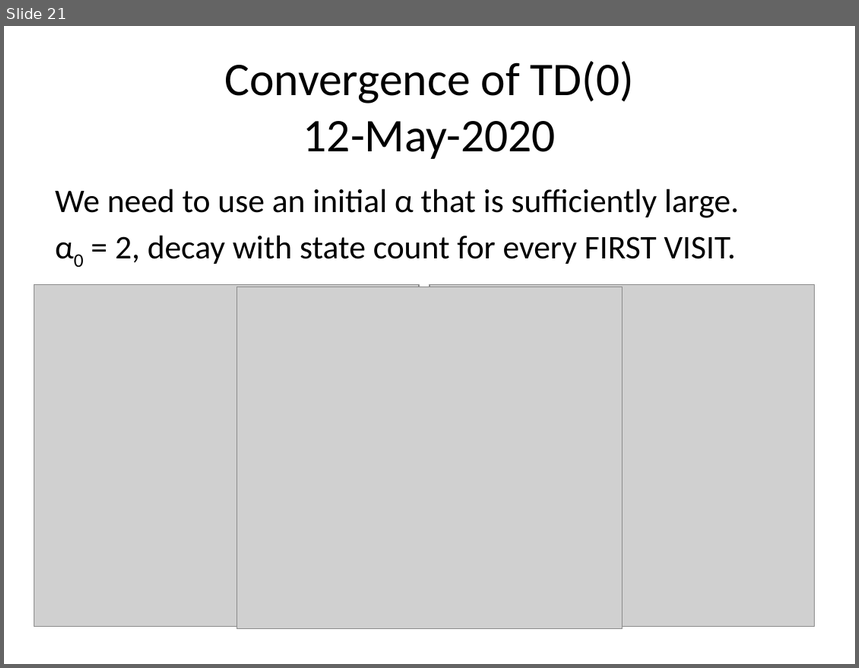
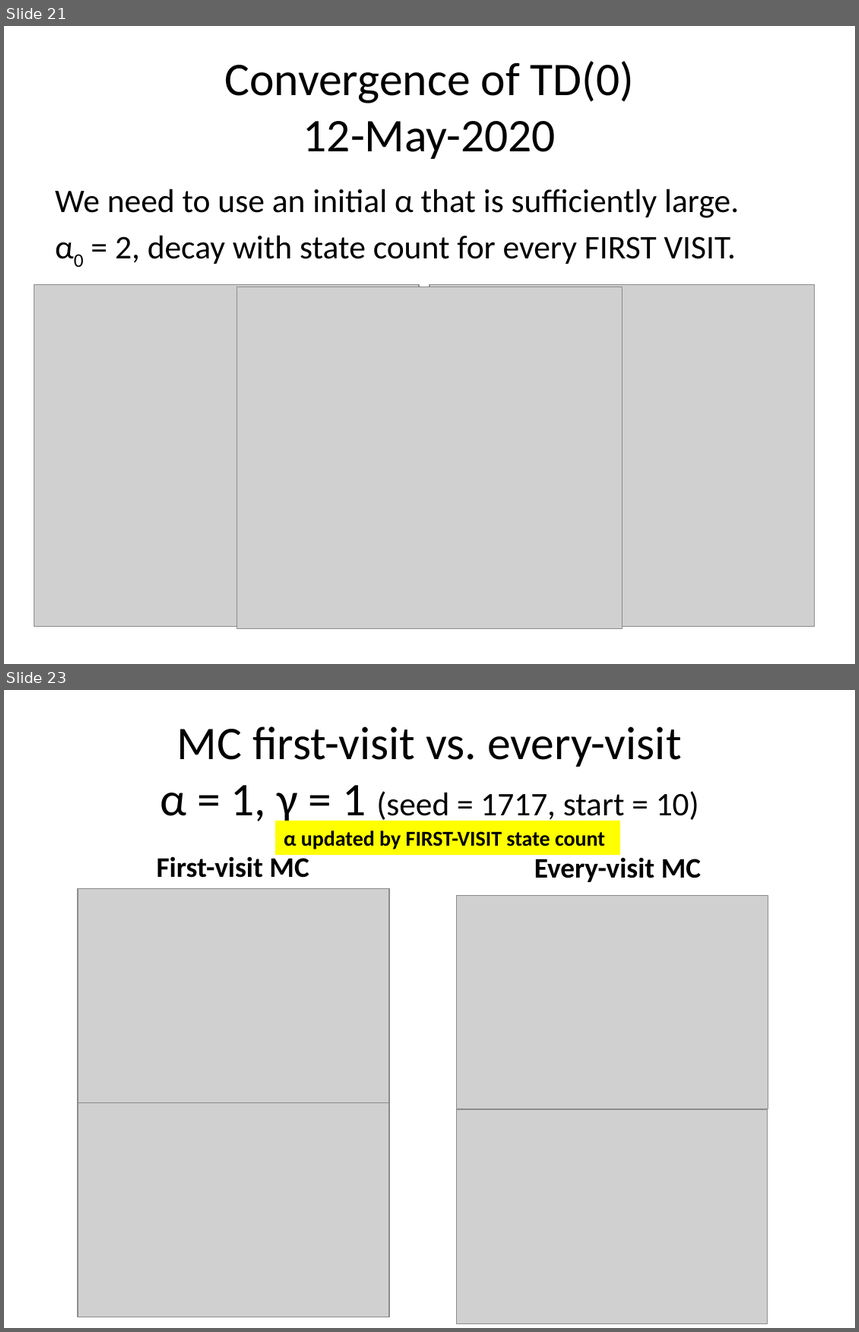
Before and after one commit to mastropi/RL, a slide deck: RL-001-MemoryManagement/results/202004Apr17-TestsTDLambdaMCLamba-1DGridworld.pptx. Shown one above the other, each under a label of ours: slide 21 before the commit, slides 21 and 23 after it; the slides between them are not shown. The pictures are 859x668 and 859x1332 pixels, drawn with LibreOffice and Linux fonts; fonts in the diff are those of the drawing; grey boxes stand for pictures. Boxes give left, top, right and bottom in pixels: in the first picture for what was removed or moved away, otherwise in the second. Text is boxed around its words. In the diff, an @@ line names an element or a change of style, - is before the commit and + after.

Commit message:
Improved information shown when debugging a simulation; results of first-visit update of alpha and TD(1) vs MC

```diff
--- a/RL-001-MemoryManagement/results/202004Apr17-TestsTDLambdaMCLamba-1DGridworld.pptx
+++ b/RL-001-MemoryManagement/results/202004Apr17-TestsTDLambdaMCLamba-1DGridworld.pptx
@@ slide 23 added at <box>4,690,855,1328</box>, background #FFFFFF @@
@@ title added at <box>160,726,699,827</box>, 39.6 pt, text #000000 @@
+MC first-visit vs. every-visit
+α = 1, γ = 1 (seed = 1717, start = 10)
@@ rectangle added at <box>275,820,620,854</box>, fill #FFFF00, 18 pt, text #000000, bold @@
+α updated by FIRST-VISIT state count
@@ text added at <box>157,853,309,878</box>, 24 pt, text #000000, bold @@
+First-visit MC
@@ text added at <box>534,854,701,882</box>, 24 pt, text #000000, bold @@
+Every-visit MC
@@ picture added at <box>78,888,389,1103</box> @@
@@ picture added at <box>457,895,769,1110</box> @@
@@ picture added at <box>78,1103,389,1317</box> @@
@@ picture added at <box>456,1110,768,1324</box> @@
```
Also in this commit, not shown: 1 other slide added, 18 other files.
